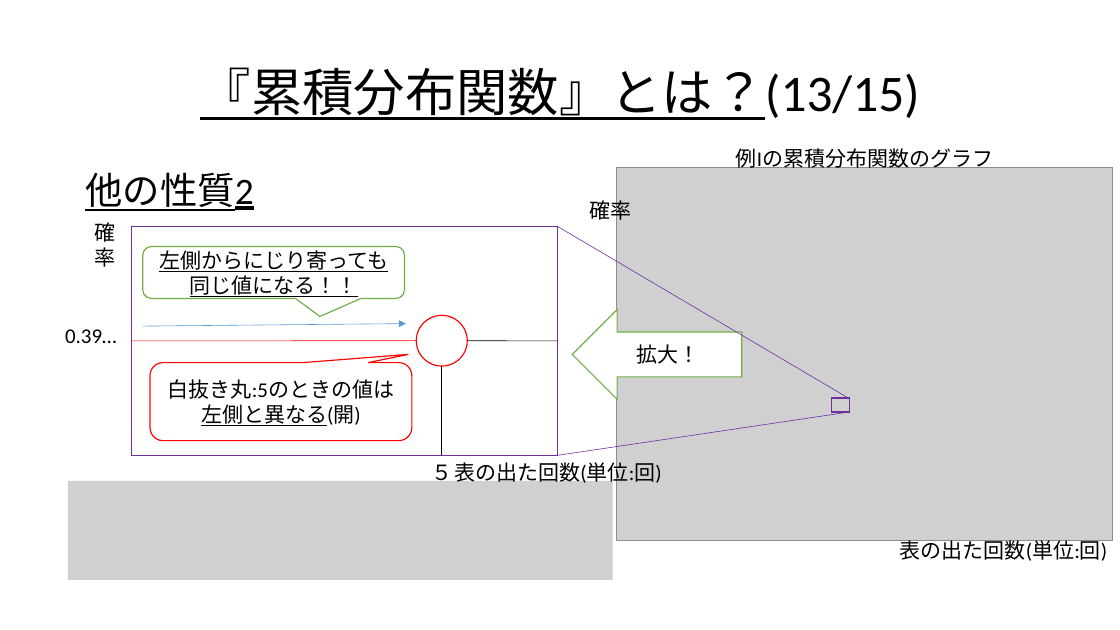
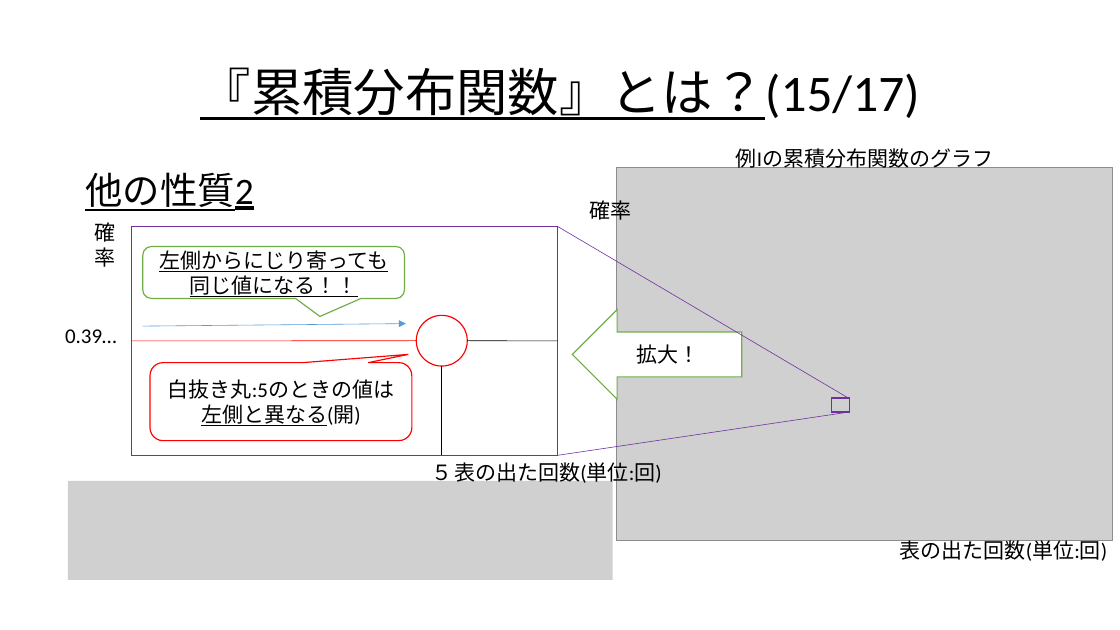
Before and after one commit to Ryo-KATAYAMA/Senior_Project, a slide deck: slide 103 of Chapter4_1.pptx (slide 97 before the commit). Drawn at 1120x630 pixels with LibreOffice and Linux fonts; fonts in the diff are those of the drawing; grey boxes stand for pictures. Boxes give left, top, right and bottom in pixels: in the first picture for what was removed or moved away, otherwise in the second. Text is boxed around its words. In the diff, an @@ line names an element or a change of style, - is before the commit and + after.

```diff
--- a/Chapter4_1.pptx
+++ b/Chapter4_1.pptx
@@ title at (200,67,920,120): text changed @@
-『累積分布関数』とは？(13/15)
+『累積分布関数』とは？(15/17)
```
Also in this commit, not shown: 40 other slides changed, 6 slides added.
